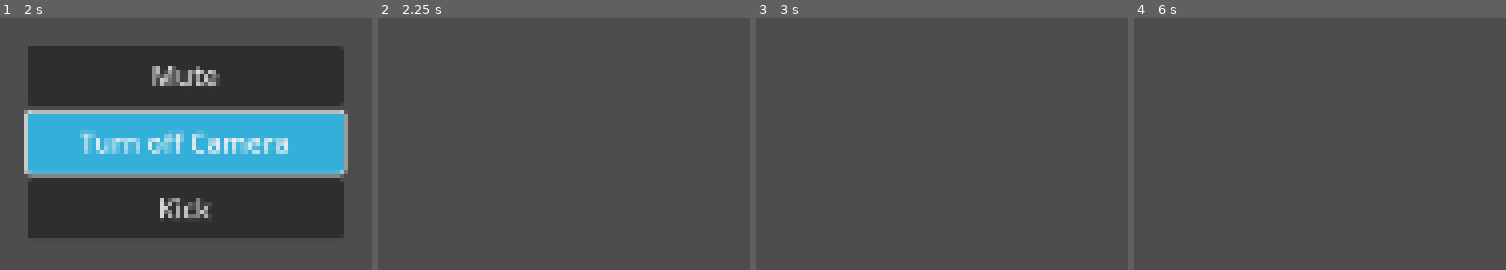
Above: before the commit, frames 1-4 (left to right).
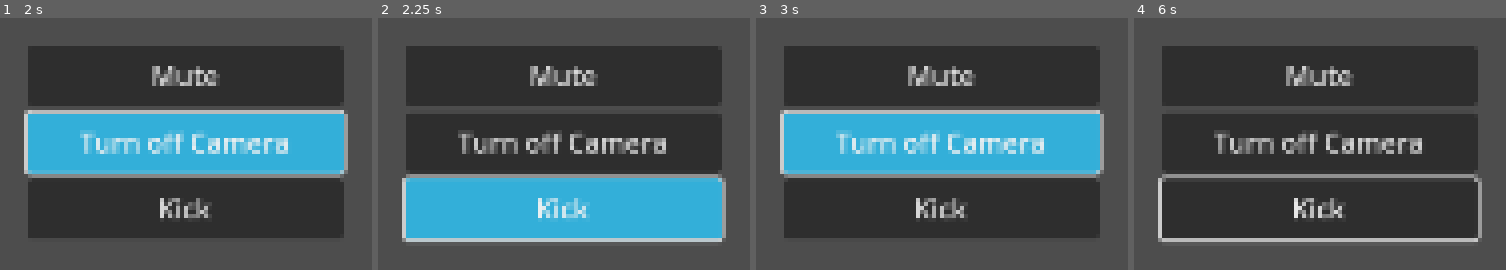
Above: after the commit, the same moments.

Repository: Charles-Dea/zoom-whack-a-mole
Game: Godot game, scene res://Dropdown.tscn
Same seed, same stepped clock (60 frames per second), same inputs: the game is played once before the commit and once after it. This scene is started directly instead of the project's main scene.
Inputs (mouse positions are in pixels of both pictures, inside the frame that each line leads up to):
- Up to frame 1 (2 s): click "Mute" at 0.5 s; click "Turn off Camera" at 1.25 s
- Up to frame 2 (2.25 s): click "Kick" at 2 s
- Up to frame 3 (3 s): click (942, 141) at 2.75 s, where only the run after the commit has a clickable "Turn off Camera"
- Up to frame 4 (6 s): click (1320, 209) at 3.5 s, where only the run after the commit has a clickable "Kick"; click (1320, 141) at 4.25 s, where only the run after the commit has a clickable "Turn off Camera"; click (1320, 209) at 5 s, where only the run after the commit has a clickable "Kick"; tap Enter at 5.75 s; move the mouse to (outside the picture) at 5.77 s

Frame 1 is identical in both runs. In frame 2, 62% of the frame differs, in the area x 6-94%, y 11-89%; in frame 3, 63%, in the area x 6-94%, y 11-88%; in frame 4, 61%.
Error before the commit: Invalid assignment of property or key 'muted' with value of type 'bool' on a base object of type 'Nil'. (res://dropdown.gd:14)
Error after the commit: Invalid assignment of property or key 'muted' with value of type 'bool' on a base object of type 'Nil'. (res://dropdown.gd:13)

Commit message:
less bork?

Diff:
--- a/dropdown.gd
+++ b/dropdown.gd
@@ -3,26 +3,22 @@
 var user: Zoom.User
 
 func _ready():
-	position=get_local_mouse_position()
+	position=get_global_mouse_position()
 func _input(event):
 	if event is InputEvent and event.is_pressed():
 		var mp=get_local_mouse_position()
-		if mp.x<0 or mp.x>128 or mp.y<0 or mp.y>93:queue_free()
+		if mp.x<0 or mp.x>size.x or mp.y<0 or mp.y>size.y:queue_free()
 
 func _on_mute_pressed() -> void:
-	print("camera clicc")
 	user.muted = true
 	queue_free()
 
 func _on_camera_pressed() -> void:
-	print("camera clicc")
 	user.cameraOff = true
 	queue_free()
 
 func _on_kick_pressed() -> void:
-	print("kick clicc")
 	var root = get_tree().current_scene
 	root.user_list = root.user_list.filter(func (u): return u != user)
-	print(root.user_list.map(func (u): return u.firstName +" " +u.lastName))
 	root.update_zoom_tiles()
 	queue_free()
